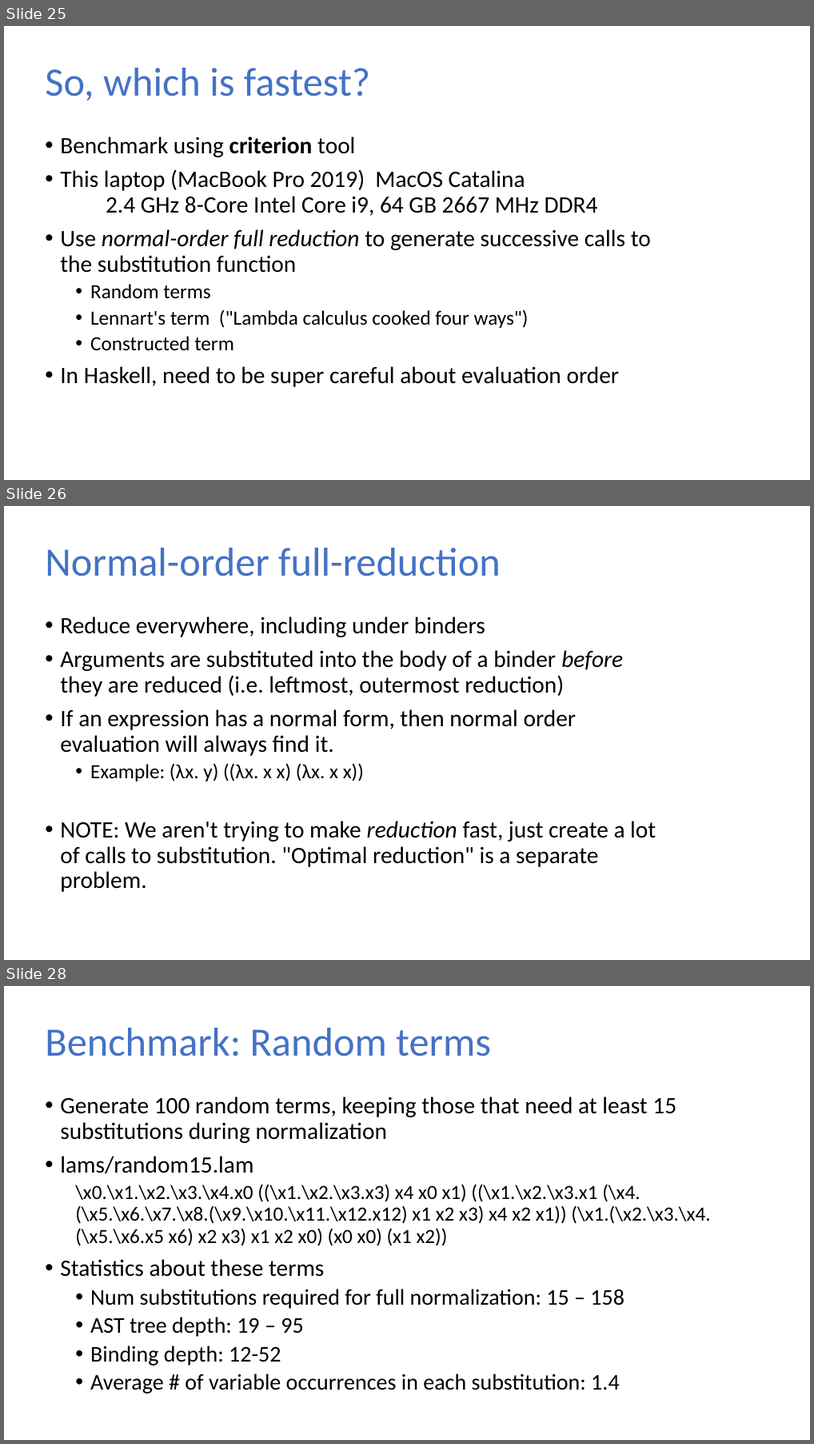
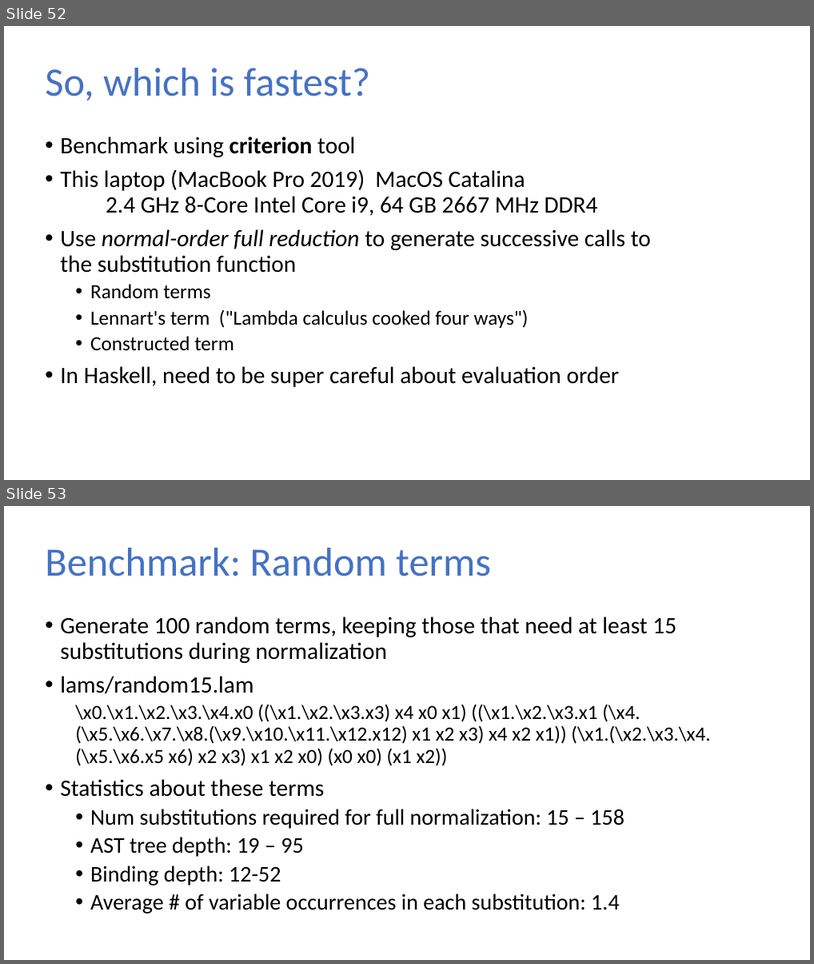
Before and after one commit to sweirich/lambda-n-ways, a slide deck: ifl-2021.pptx. Shown one above the other, each under a label of ours: slides 25, 26 and 28 before the commit, slides 52 and 53 after it; the slides between them are not shown. The pictures are 814x1444 and 814x964 pixels, drawn with LibreOffice and Linux fonts; fonts in the diff are those of the drawing. Boxes give left, top, right and bottom in pixels: in the first picture for what was removed or moved away, otherwise in the second. Text is boxed around its words. In the diff, an @@ line names an element or a change of style, - is before the commit and + after.

```diff
--- a/ifl-2021.pptx
+++ b/ifl-2021.pptx
@@ slide 26 removed at [4,506,810,960], background #FFFFFF @@
@@ title removed at [45,548,501,576] @@
-Normal-order full-reduction
@@ text removed at [60,616,656,892] @@
-• Reduce everywhere, including under binders
-• Arguments are substituted into the body of a binder before they are reduced (i.e. leftmost, outermost reduction)
-• If an expression has a normal form, then normal order evaluation will always find it.
-  • Example: (λx. y) ((λx. x x) (λx. x x))
-• NOTE: We aren't trying to make reduction fast, just create a lot of calls to substitution. "Optimal reduction" is a separate problem.
@@ what was slide 25 is now slide 52 @@
@@ what was slide 28 is now slide 53 @@
```
Also in this commit, not shown: 9 slides changed, 25 slides added, 16 other files.
